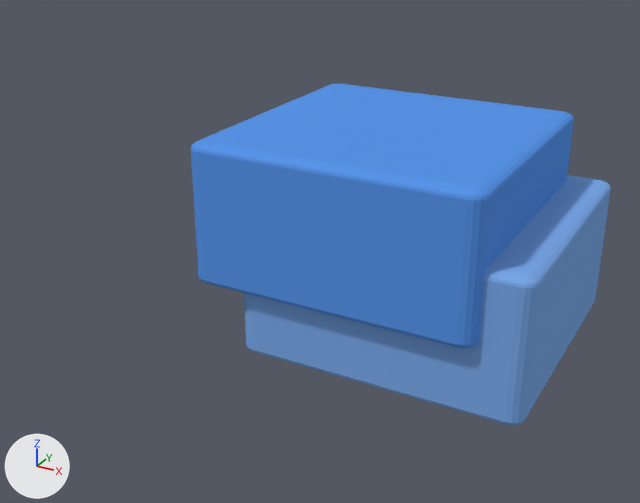
One commit to the Blender file View/Blender/Prozess/Sub.blend: the scene before it, then after it.
One viewpoint serves both versions: a 50 mm camera at (2.39, -5.36, 2.13) aimed at (-0.19, -0.68, -0.21). Lighting does not change. The marker at lower left points along +X, +Y and +Z.
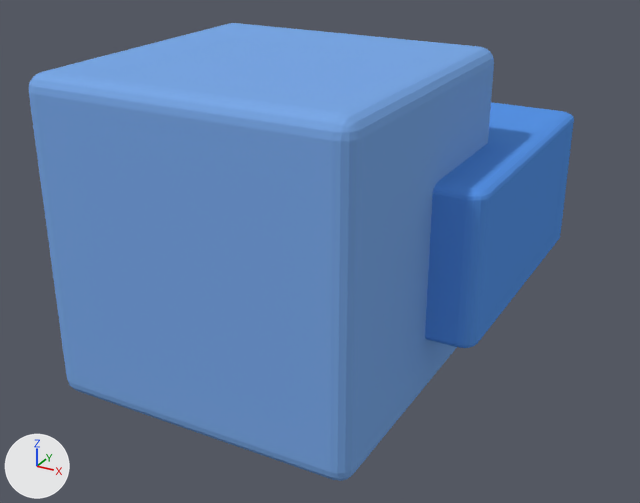
Where the newer file only moved an object's origin or applied its transform, the numbers keep the older frame.

What changed in the scene script:
```text
Change me_cube_001:
    where me_cube_001.from_pydata(...)  # 152 vertices, 150 faces; spans x -1.0..1.0, y -1.0..1.0, z -1.0..1.0
    used by ob_cube; location = (0.0, 0.0, 0.0); rotation_euler = (1.571, 0.0, 3.142), in degrees (90, 0, 180); scale = (1.0, 0.5, 1.0)
    me_cube_001 part 1: the whole mesh is multiplied about its middle by the matrix ((-1.0, 0.0, 0.0), (0.0, 0.0, 1.0), (0.0, 0.5, 0.0))
Change ob_cube:
    ob_cube.rotation_euler: (1.571, 0.0, 3.142) -> (0.0, 0.0, 0.0)  # degrees (90, 0, 180) -> degrees (0, 0, 0)
    ob_cube.scale: (1.0, 0.5, 1.0) -> (1.0, 1.0, 1.0)
```

What differs and where, as boxes [x1, y1, x2, y2] in the pictures (640 x 503 px):
'Cube.001', reshaped: before [244, 175, 611, 425]; after [29, 23, 494, 481]
'Cube', turned, rescaled: before [191, 84, 574, 348]; after [425, 102, 574, 348]
